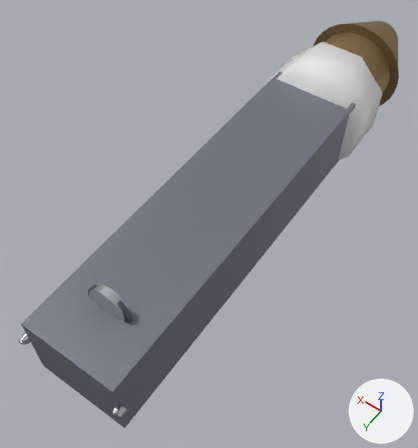
Before and after pictures for a commit that changed the glTF model worldline-lab/shared/assets/wlv01_exterior.glb.
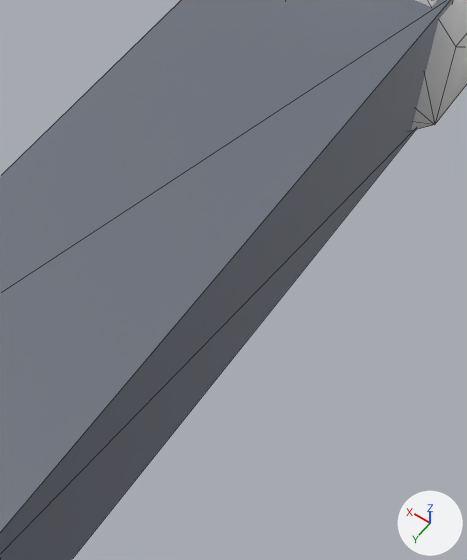
Old and new are each drawn whole from a 50 mm lens placed at (-4.62, -3.16, 10.52), pointed at (0.43, -10.22, -0.58) and again close up on the part from 41% to 86% of the width and 24% to 75% of the height. The axes (+X, +Y, +Z) are drawn at lower right. The lights are the same throughout. The last two pictures show the newer version. The close-ups show mesh edges as thin lines. Where no turn or scale is listed for an object, it has been applied to the vertices.

Objects in the first close-up: 'Ext_AftFairing', 'Ext_Spine'.
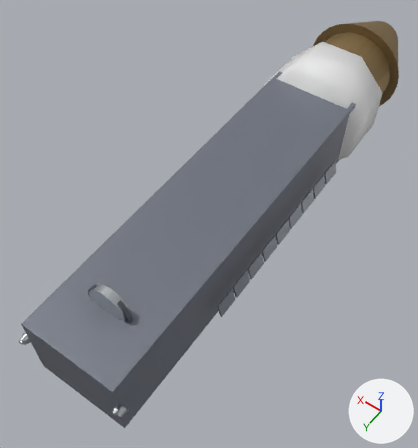
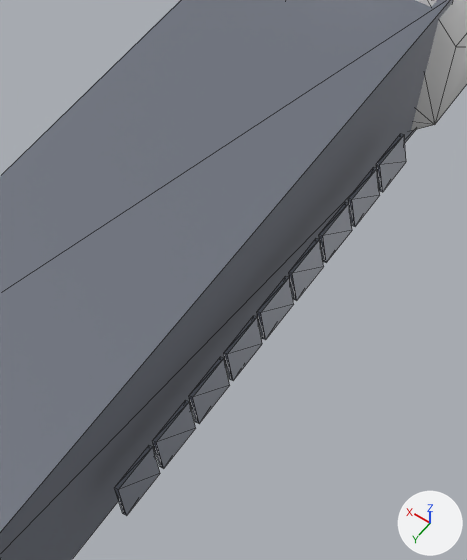
Changed parts and their boxes [x1, y1, x2, y2] in the close-ups (467 x 560 px):
'Ext_Radiator_L_8', added
    after: [115, 446, 160, 516]
'Ext_Radiator_L_7', added
    after: [153, 400, 196, 469]
'Ext_Radiator_L_6', added
    after: [189, 357, 230, 424]
'Ext_Radiator_L_5', added
    after: [224, 316, 262, 381]
'Ext_Radiator_L_4', added
    after: [257, 276, 294, 340]
'Ext_Radiator_L_3', added
    after: [289, 238, 324, 301]
'Ext_Radiator_L_2', added
    after: [319, 202, 352, 263]
'Ext_Radiator_L_1', added
    after: [348, 167, 380, 227]
'Ext_Radiator_L_0', added
    after: [376, 134, 406, 192]

The change, as a list of edits to the scene's bpy script:
```text
Add me_cube_091:
    me_cube_091.from_pydata([(-0.065, -0.25, -0.164), (0.026, -0.25, 0.174), (-0.065, 0.25, -0.164), (0.026, 0.25, 0.174), (-0.026, -0.25, -0.174), (0.065, -0.25, 0.164), (-0.026, 0.25, -0.174), (0.065, 0.25, 0.164)], [], [(0, 1, 3), (0, 3, 2), (2, 3, 7), (2, 7, 6), (6, 7, 5), (6, 5, 4), (4, 5, 1), (4, 1, 0), (2, 6, 4), (2, 4, 0), (7, 3, 1), (7, 1, 5)])
    me_cube_091.materials.append(mat_hull_mid_painted)  # grey #717681
Add ob_ext_radiator_l_8:
    ob_ext_radiator_l_8 = bpy.data.objects.new('Ext_Radiator_L_8', me_cube_091)
    ob_ext_radiator_l_8.location = (-1.4, -8.28, 0.2)
Add ob_ext_radiator_l_7:
    ob_ext_radiator_l_7 = bpy.data.objects.new('Ext_Radiator_L_7', me_cube_091.copy())
    ob_ext_radiator_l_7.location = (-1.4, -8.83, 0.2)
Add ob_ext_radiator_l_6:
    ob_ext_radiator_l_6 = bpy.data.objects.new('Ext_Radiator_L_6', me_cube_091.copy())
    ob_ext_radiator_l_6.location = (-1.4, -9.39, 0.2)
Add ob_ext_radiator_l_5:
    ob_ext_radiator_l_5 = bpy.data.objects.new('Ext_Radiator_L_5', me_cube_091.copy())
    ob_ext_radiator_l_5.location = (-1.4, -9.94, 0.2)
Add ob_ext_radiator_l_4:
    ob_ext_radiator_l_4 = bpy.data.objects.new('Ext_Radiator_L_4', me_cube_091.copy())
    ob_ext_radiator_l_4.location = (-1.4, -10.5, 0.2)
Add ob_ext_radiator_l_3:
    ob_ext_radiator_l_3 = bpy.data.objects.new('Ext_Radiator_L_3', me_cube_091.copy())
    ob_ext_radiator_l_3.location = (-1.4, -11.06, 0.2)
Add ob_ext_radiator_l_2:
    ob_ext_radiator_l_2 = bpy.data.objects.new('Ext_Radiator_L_2', me_cube_091.copy())
    ob_ext_radiator_l_2.location = (-1.4, -11.61, 0.2)
Add ob_ext_radiator_l_1:
    ob_ext_radiator_l_1 = bpy.data.objects.new('Ext_Radiator_L_1', me_cube_091.copy())
    ob_ext_radiator_l_1.location = (-1.4, -12.17, 0.2)
Add ob_ext_radiator_l_0:
    ob_ext_radiator_l_0 = bpy.data.objects.new('Ext_Radiator_L_0', me_cube_091.copy())
    ob_ext_radiator_l_0.location = (-1.4, -12.72, 0.2)
```
